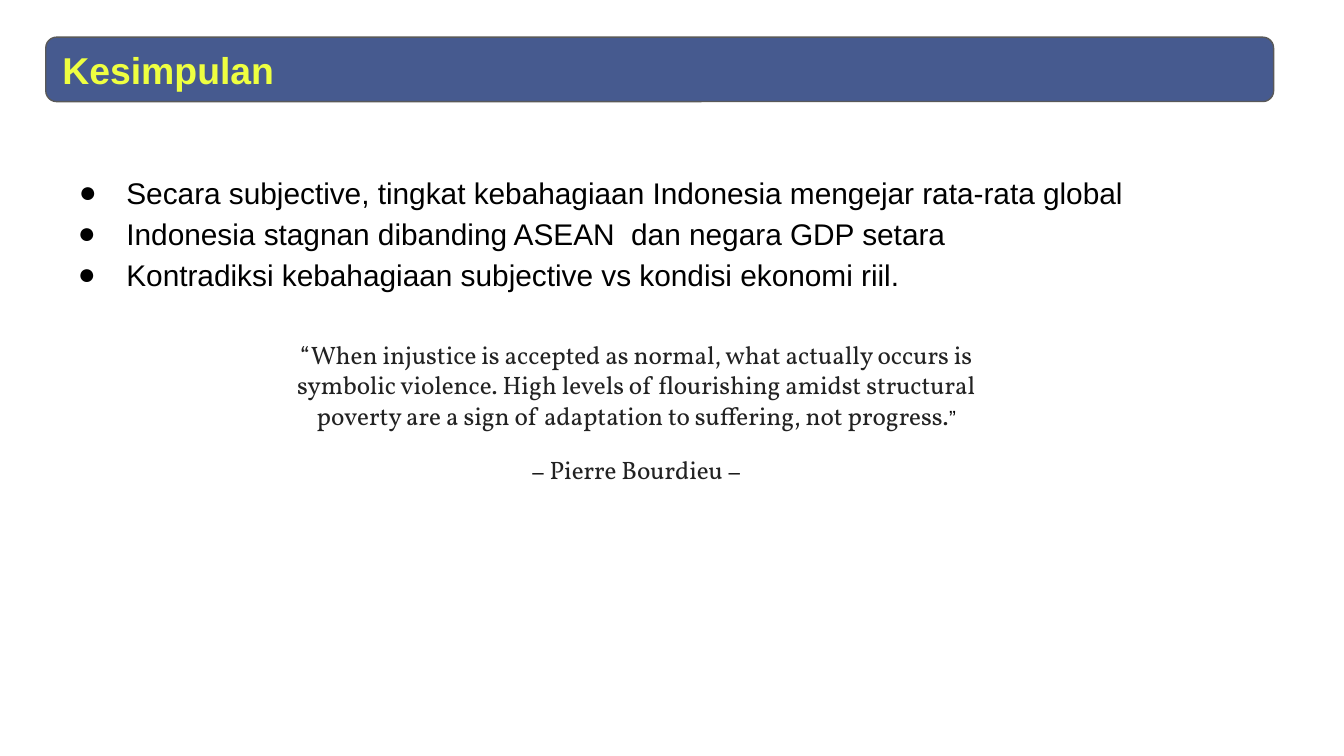
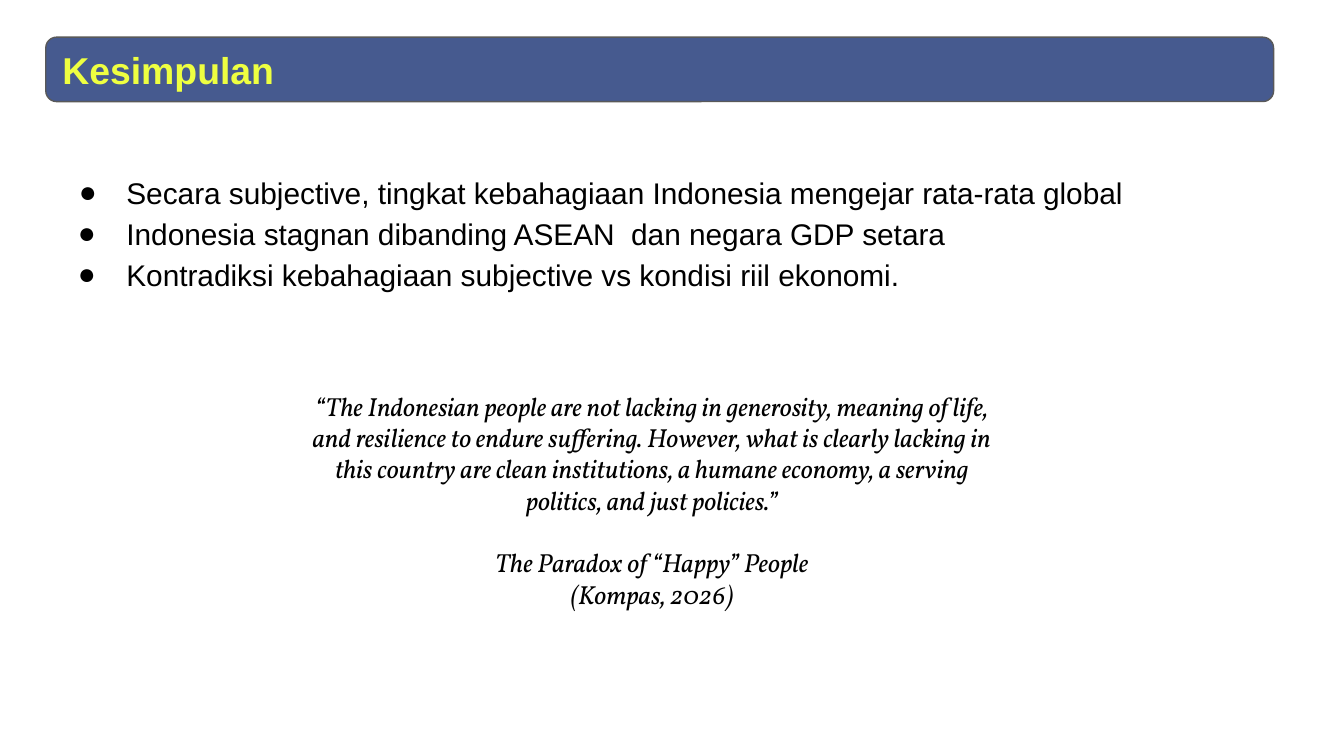
Before and after one commit to innarnadiar/indowhr, a slide deck: slide 7 of Analysis WHR_Innar.pptx. Drawn at 1344x756 pixels with LibreOffice and Linux fonts; fonts in the diff are those of the drawing. Boxes give left, top, right and bottom in pixels: in the first picture for what was removed or moved away, otherwise in the second. Text is boxed around its words. In the diff, an @@ line names an element or a change of style, - is before the commit and + after.

```diff
--- a/Analysis WHR_Innar.pptx
+++ b/Analysis WHR_Innar.pptx
@@ text at (x1=126, y1=264, x2=899, y2=291): text changed @@
-● Kontradiksi kebahagiaan subjective vs kondisi ekonomi riil.
+● Kontradiksi kebahagiaan subjective vs kondisi riil ekonomi.
@@ text at (x1=313, y1=397, x2=991, y2=611): text changed; size 13.5 to 14 pt; text colour #222222 to #000000; italic on @@
-“When injustice is accepted as normal, what actually occurs is symbolic violence. High levels of flourishing amidst structural poverty are a sign of adaptation to suffering, not progress.”
-– Pierre Bourdieu –
+“The Indonesian people are not lacking in generosity, meaning of life, and resilience to endure suffering. However, what is clearly lacking in this country are clean institutions, a humane economy, a serving politics, and just policies.”
+The Paradox of “Happy” People
+(Kompas, 2026)
```
Also in this commit, not shown: 6 other slides changed.
